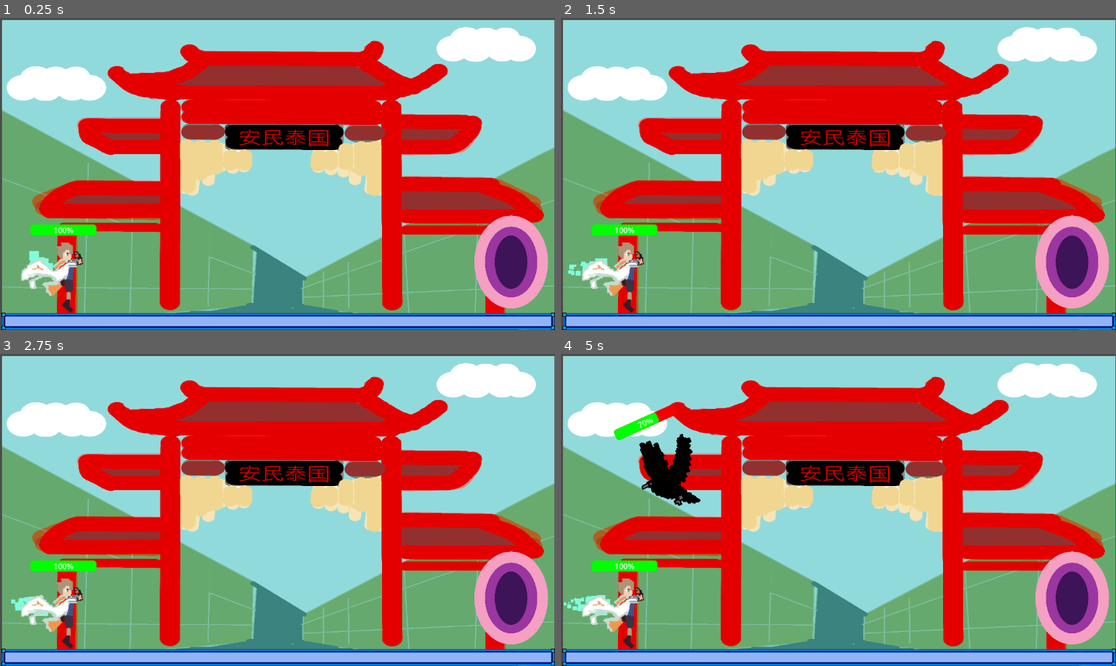
Above: before the commit, frames 1-4 (two rows, left to right).
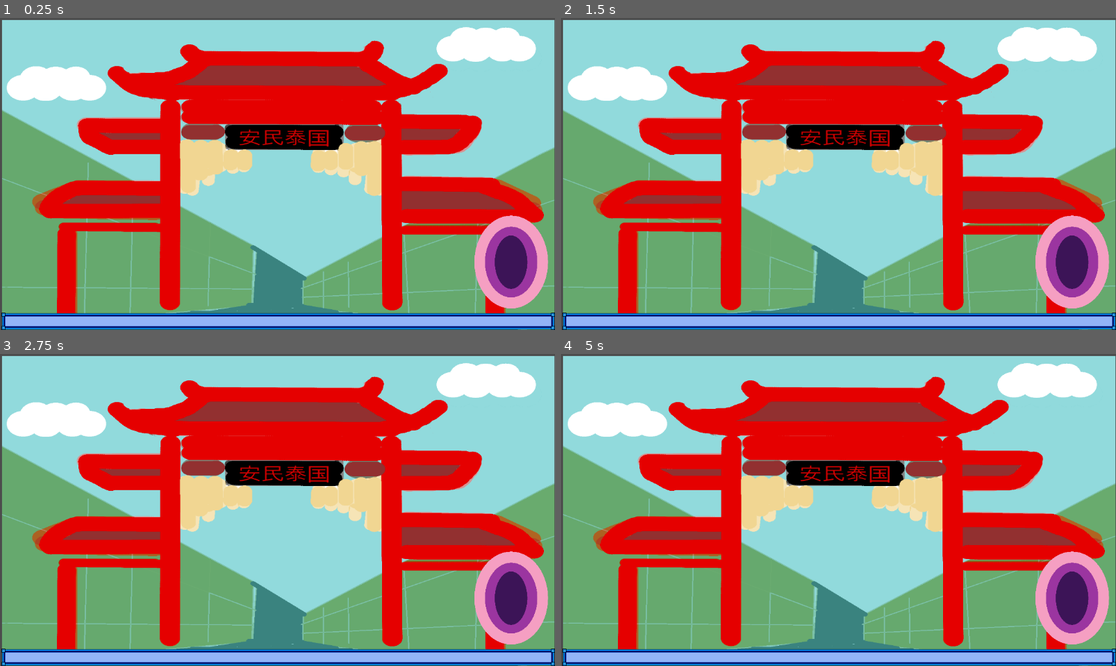
Above: after the commit, the same moments.

Repository: jwang5-dot/12-DT-Project
Game: Godot game, scene res://scene/Level 2.tscn
Two runs of this game, one before a commit and one after it. Both use one fixed random seed, a clock stepped at 60 frames per second and the inputs below. This scene is started directly instead of the project's main scene.
Inputs (mouse positions are in pixels of both pictures, inside the frame that each line leads up to):
- Up to frame 1 (0.25 s): no input
- Up to frame 2 (1.5 s): tap Enter (ui_accept) at 0.5, 0.77 s; move the mouse to (960, 158) at 0.52 s; hold Right (ui_right) from 0.53 s (still down); move the mouse to (727, 189) at 1.27 s
- Up to frame 3 (2.75 s): tap Enter (ui_accept) at 1.52 s; move the mouse to (333, 441) at 2.02 s; release Right (ui_right) at 2.03 s; hold Left (ui_left) from 2.03 s (still down)
- Up to frame 4 (5 s): move the mouse to (810, 572) at 2.77 s; release Left (ui_left) at 2.78 s; hold Right (ui_right) 2.78-4.28 s; tap Enter (ui_accept) at 3.02, 3.77, 4.25, 4.52 s; move the mouse to (1005, 556) at 3.52 s; move the mouse to (672, 463) at 4.27 s; hold Left (ui_left) from 4.28 s (still down)

The runs differ from the first frame. In frame 1, 1.5% of the frame differs, in the area x 3-18%, y 66-95%; in frame 2, 1.5%; in frame 3, 1.5%; in frame 4, 3.4%, in the area x 0-26%, y 16-95%.

Commit message:
Fixing Enemy Movement

Diff:
--- a/assessment-game/scene/Enemy.tscn
+++ b/assessment-game/scene/Enemy.tscn
@@ -23,24 +23,30 @@
 corner_radius_bottom_left = 6
 corner_detail = 6
 
+[sub_resource type="CapsuleShape2D" id="CapsuleShape2D_sja4v"]
+radius = 74.0
+height = 204.0
+
 [node name="CharacterBody2D" type="CharacterBody2D" unique_id=1653680679 node_paths=PackedStringArray("health_ui")]
+rotation = -1.9966567
 script = ExtResource("1_dregr")
 health_ui = NodePath("ProgressBar")
 
 [node name="CollisionShape2D" type="CollisionShape2D" parent="." unique_id=2045443720]
-position = Vector2(571.5, 297)
+position = Vector2(-1.5, -2)
 shape = SubResource("CapsuleShape2D_dregr")
 
 [node name="Enemy" type="Sprite2D" parent="CollisionShape2D" unique_id=302135733]
 position = Vector2(0, 7)
+rotation = 1.9966567
 scale = Vector2(0.7366667, 0.73333335)
 texture = ExtResource("1_uramm")
 
 [node name="ProgressBar" type="ProgressBar" parent="." unique_id=1156493572]
-offset_left = 500.0
-offset_top = 170.0
-offset_right = 637.0
-offset_bottom = 187.0
+offset_left = -73.0
+offset_top = -129.0
+offset_right = 64.0
+offset_bottom = -106.0
 theme_override_styles/background = SubResource("StyleBoxFlat_dregr")
 theme_override_styles/fill = SubResource("StyleBoxFlat_sja4v")
 max_value = 10.0
@@ -48,3 +54,12 @@
 value = 7.0
 
 [node name="CanvasLayer" type="CanvasLayer" parent="ProgressBar" unique_id=1865486663]
+
+[node name="Area2D" type="Area2D" parent="." unique_id=1838143207]
+position = Vector2(-573, -299)
+
+[node name="CollisionShape2D" type="CollisionShape2D" parent="Area2D" unique_id=1720319297]
+position = Vector2(572, 300)
+shape = SubResource("CapsuleShape2D_sja4v")
+
+[connection signal="body_entered" from="Area2D" to="." method="_take_damage"]
--- a/assessment-game/scene/EnemyRC.tscn
+++ b/assessment-game/scene/EnemyRC.tscn
@@ -3,9 +3,9 @@
 [ext_resource type="Script" uid="uid://22oru3imdu3t" path="res://scripts/enemy_rc.gd" id="1_252ky"]
 [ext_resource type="Texture2D" uid="uid://oejmdi3ecsx5" path="res://images/Red Crow.png" id="2_wew88"]
 
-[sub_resource type="CapsuleShape2D" id="CapsuleShape2D_nhns0"]
-radius = 83.0
-height = 232.0
+[sub_resource type="CapsuleShape2D" id="CapsuleShape2D_252ky"]
+radius = 80.0
+height = 226.0
 
 [sub_resource type="StyleBoxFlat" id="StyleBoxFlat_252ky"]
 bg_color = Color(0.9647059, 0, 0, 1)
@@ -23,24 +23,30 @@
 corner_radius_bottom_left = 6
 corner_detail = 6
 
+[sub_resource type="CapsuleShape2D" id="CapsuleShape2D_nhns0"]
+radius = 83.0
+height = 232.0
+
 [node name="CharacterBody2D" type="CharacterBody2D" unique_id=1277688742 node_paths=PackedStringArray("health_ui")]
+rotation = -1.9966567
 script = ExtResource("1_252ky")
 health_ui = NodePath("ProgressBar")
 
-[node name="CollisionShape2D" type="CollisionShape2D" parent="." unique_id=1706283920]
-position = Vector2(616, 292)
-shape = SubResource("CapsuleShape2D_nhns0")
+[node name="CollisionShape2D" type="CollisionShape2D" parent="." unique_id=1109315571]
+position = Vector2(0, -1)
+shape = SubResource("CapsuleShape2D_252ky")
 
 [node name="RedCrow" type="Sprite2D" parent="." unique_id=180294512]
-position = Vector2(612, 308)
+position = Vector2(-3.0000622, 9.999966)
+rotation = 1.9966567
 scale = Vector2(0.86, 0.87)
 texture = ExtResource("2_wew88")
 
 [node name="ProgressBar" type="ProgressBar" parent="." unique_id=1700341769]
-offset_left = 544.0
-offset_top = 146.0
-offset_right = 681.0
-offset_bottom = 163.0
+offset_left = -71.0
+offset_top = -152.0
+offset_right = 66.0
+offset_bottom = -129.0
 theme_override_styles/background = SubResource("StyleBoxFlat_252ky")
 theme_override_styles/fill = SubResource("StyleBoxFlat_wew88")
 max_value = 10.0
@@ -48,3 +54,12 @@
 value = 7.0
 
 [node name="CanvasLayer" type="CanvasLayer" parent="ProgressBar" unique_id=78874855]
+
+[node name="Area2D" type="Area2D" parent="." unique_id=595870994]
+position = Vector2(-615, -298)
+
+[node name="CollisionShape2D" type="CollisionShape2D" parent="Area2D" unique_id=1706283920]
+position = Vector2(616, 299)
+shape = SubResource("CapsuleShape2D_nhns0")
+
+[connection signal="body_entered" from="Area2D" to="." method="_take_damage"]
--- a/assessment-game/scene/Level 2.tscn
+++ b/assessment-game/scene/Level 2.tscn
@@ -1,6 +1,6 @@
 [gd_scene format=3 uid="uid://dv2nciv14o138"]
 
-[ext_resource type="Script" uid="uid://gh61jfginn33" path="res://scene/level_2.gd" id="1_2p7nl"]
+[ext_resource type="Script" uid="uid://gh61jfginn33" path="res://scripts/level_2.gd" id="1_2p7nl"]
 [ext_resource type="Texture2D" uid="uid://cpco8di3lulvi" path="res://images/Ancient China.png" id="1_2w6kw"]
 [ext_resource type="Texture2D" uid="uid://bbp32viflnjmt" path="res://images/Box.png" id="2_2p7nl"]
 [ext_resource type="PackedScene" uid="uid://6c7tsvcvxxtp" path="res://scene/Player 1.tscn" id="3_brqh1"]
--- a/assessment-game/scene/Level 4.tscn
+++ b/assessment-game/scene/Level 4.tscn
@@ -20,7 +20,7 @@
 texture = ExtResource("2_g46qk")
 
 [node name="CharacterBody2D" parent="." unique_id=516776377 instance=ExtResource("3_s4evf")]
-position = Vector2(-419, 189)
+position = Vector2(143, 481)
 
 [node name="StaticBody2D" type="StaticBody2D" parent="." unique_id=723386610]
 position = Vector2(-423, 190)
@@ -30,7 +30,7 @@
 shape = SubResource("RectangleShape2D_16vqg")
 
 [node name="CharacterBody2D2" parent="." unique_id=1277688742 instance=ExtResource("4_yavb0")]
-position = Vector2(429, -145)
+position = Vector2(1026, 173)
 
 [node name="Area2D" type="Area2D" parent="." unique_id=1816056417]
 
--- a/assessment-game/scene/Player 1.tscn
+++ b/assessment-game/scene/Player 1.tscn
@@ -34,12 +34,16 @@
 glow_strength = 1.24
 glow_hdr_threshold = 0.9
 
+[sub_resource type="CapsuleShape2D" id="CapsuleShape2D_43gw1"]
+radius = 53.0
+height = 150.0
+
 [node name="CharacterBody2D" type="CharacterBody2D" unique_id=516776377 node_paths=PackedStringArray("health_ui") groups=["player"]]
 script = ExtResource("1_43gw1")
 health_ui = NodePath("ProgressBar")
 
 [node name="CPUParticles2D" type="CPUParticles2D" parent="." unique_id=1705773205]
-position = Vector2(507, 309)
+position = Vector2(-43, -19)
 amount = 50
 emission_shape = 6
 emission_ring_inner_radius = 10.0
@@ -54,10 +58,10 @@
 color = Color(0.50632703, 0.9890936, 0.869905, 1)
 
 [node name="ProgressBar" type="ProgressBar" parent="." unique_id=1833323141]
-offset_left = 483.0
-offset_top = 218.0
-offset_right = 620.0
-offset_bottom = 235.0
+offset_left = -67.0
+offset_top = -110.0
+offset_right = 70.0
+offset_bottom = -87.0
 theme_override_styles/background = SubResource("StyleBoxFlat_43gw1")
 theme_override_styles/fill = SubResource("StyleBoxFlat_40s8o")
 max_value = 10.0
@@ -67,13 +71,22 @@
 [node name="CanvasLayer" type="CanvasLayer" parent="ProgressBar" unique_id=809011032]
 
 [node name="CollisionShape2D" type="CollisionShape2D" parent="." unique_id=1791006491]
-position = Vector2(550, 329)
+position = Vector2(0, 1)
 shape = SubResource("CapsuleShape2D_xwabi")
 
 [node name="Player1Rbg" type="Sprite2D" parent="." unique_id=815419151]
-position = Vector2(561, 291)
+position = Vector2(11, -37)
 scale = Vector2(1.4733332, 1.5583333)
 texture = ExtResource("1_l08bg")
 
 [node name="WorldEnvironment" type="WorldEnvironment" parent="." unique_id=1842009504]
 environment = SubResource("Environment_43gw1")
+
+[node name="Area2D" type="Area2D" parent="." unique_id=2080748506]
+position = Vector2(-550, -328)
+
+[node name="CollisionShape2D" type="CollisionShape2D" parent="Area2D" unique_id=680265979]
+position = Vector2(550, 328)
+shape = SubResource("CapsuleShape2D_43gw1")
+
+[connection signal="body_entered" from="Area2D" to="." method="_melee_damage"]
--- a/assessment-game/scripts/enemy.gd
+++ b/assessment-game/scripts/enemy.gd
@@ -1,8 +1,9 @@
+class_name Enemy_Black
 extends CharacterBody2D
 
 var speed: float = 200.0
 var player: CharacterBody2D
-var health: int = 1
+var health: int = 100
 
 # Called when the node enters the scene tree for the first time.
 func _ready() -> void:
@@ -13,15 +14,16 @@
 
 
 # Called every frame. 'delta' is the elapsed time since the previous frame.
-func _process(delta: float) -> void:
-	if not player == null:
-		look_at(player.global_position)
-		velocity = Vector2(1, 0).rotated(rotation) * speed
-		move_and_slide()
+#func _process(delta: float) -> void:
+	#if not player == null:
+		#look_at(player.global_position)
+		#velocity = Vector2(1, 0).rotated(rotation) * speed
+		#move_and_slide()
 
 func take_damage() -> void:
 	if health > 1:
 		health -= 5
+		health_ui.value = health
 	else:
 		player.add_score(1)
 		queue_free()
@@ -29,3 +31,8 @@
 func _damage_player(body: Node2D) -> void:
 	if body == Player_1:
 		body.take_damage()
+
+
+func _take_damage(body: Node2D) -> void:
+	if body is Player_1:
+		body.take_damage()
--- a/assessment-game/scripts/enemy_rc.gd
+++ b/assessment-game/scripts/enemy_rc.gd
@@ -1,8 +1,9 @@
+class_name Enemy_Red
 extends CharacterBody2D
 
 var speed: float = 200.0
 var player: CharacterBody2D
-var health: int = 1
+var health: int = 100
 
 @export var health_ui: ProgressBar
 
@@ -13,20 +14,19 @@
 
 
 # Called every frame. 'delta' is the elapsed time since the previous frame.
-#func _process(delta: float) -> void:
-	#if not player == null:
-		#look_at(player.global_position)
-		#velocity = Vector2(1, 0).rotated(rotation) * speed
-
+func _process(delta: float) -> void:
+	if not player == null:
+		look_at(player.global_position)
+		velocity = Vector2(1, 0).rotated(rotation) * speed
 		move_and_slide()
 
 func take_damage() -> void:
 	if health > 1:
 		health -= 5
+		health_ui.value = health
 	else:
-		player.add_score(1)
 		queue_free()
 
-func _damage_player(body: Node2D) -> void:
-	if body == Player_1:
+func _take_damage(body: Node2D) -> void:
+	if body is Player_1:
 		body.take_damage()
--- a/assessment-game/scripts/player_1.gd
+++ b/assessment-game/scripts/player_1.gd
@@ -90,14 +90,13 @@
 	else:
 		get_tree().reload_current_scene()
 
-func add_score(amount: int) -> void:
-	score += amount
+func attack_damage() -> void:
+	if health > 1:
+		health -= 5
+		health_ui.value = health
+	else:
+		queue_free()
 
-	if score_label:
-		score_label.text = "SCORE: " + str(score)
-
-	print("Score:", score)
-
-
-func _on_area_2d_area_entered(area: Area2D) -> void:
-	pass # Replace with function body.
+func _melee_damage(body: Node2D) -> void:
+	if body is Enemy_Black or Enemy_Red:
+		body.attack_damage
Empty file removed: assessment-game/scene/level 2.gd
Not shown, removed: assessment-game/scene/level 2.gd.uid
Empty file removed: assessment-game/scene/level 4.gd
Not shown, removed: assessment-game/scene/level 4.gd.uid
Renamed: assessment-game/scene/level_2.gd -> assessment-game/scripts/level_2.gd
Renamed: assessment-game/scene/level_2.gd.uid -> assessment-game/scripts/level_2.gd.uid
Renamed: assessment-game/scene/level_4.gd -> assessment-game/scripts/level_4.gd
Renamed: assessment-game/scene/level_4.gd.uid -> assessment-game/scripts/level_4.gd.uid
